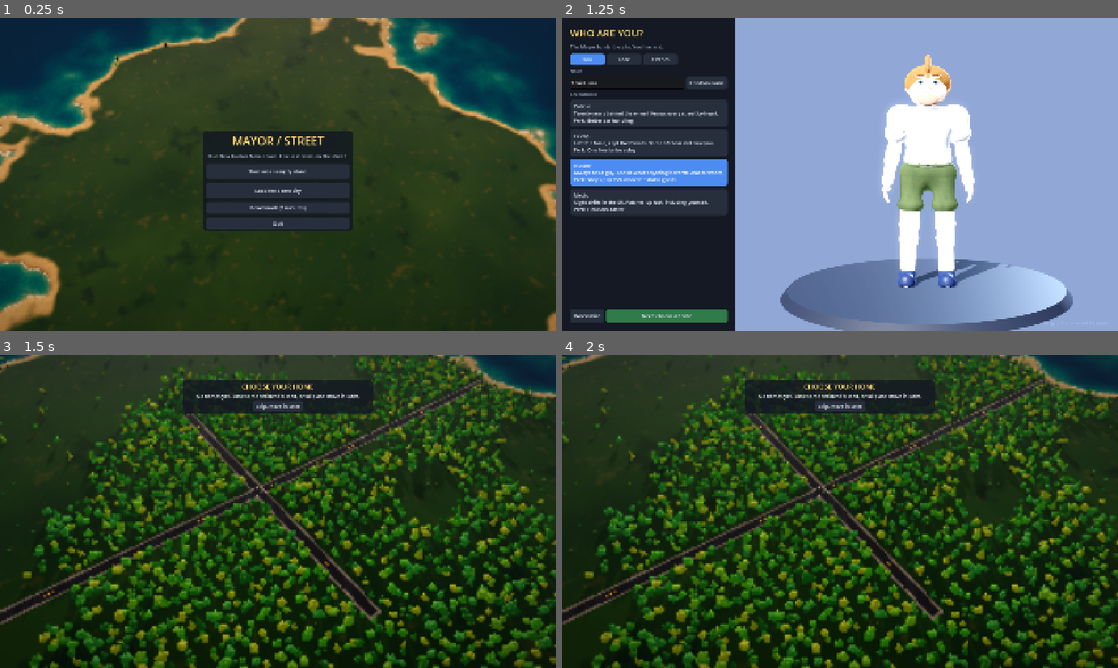
Above: before the commit, frames 1-4 (two rows, left to right).
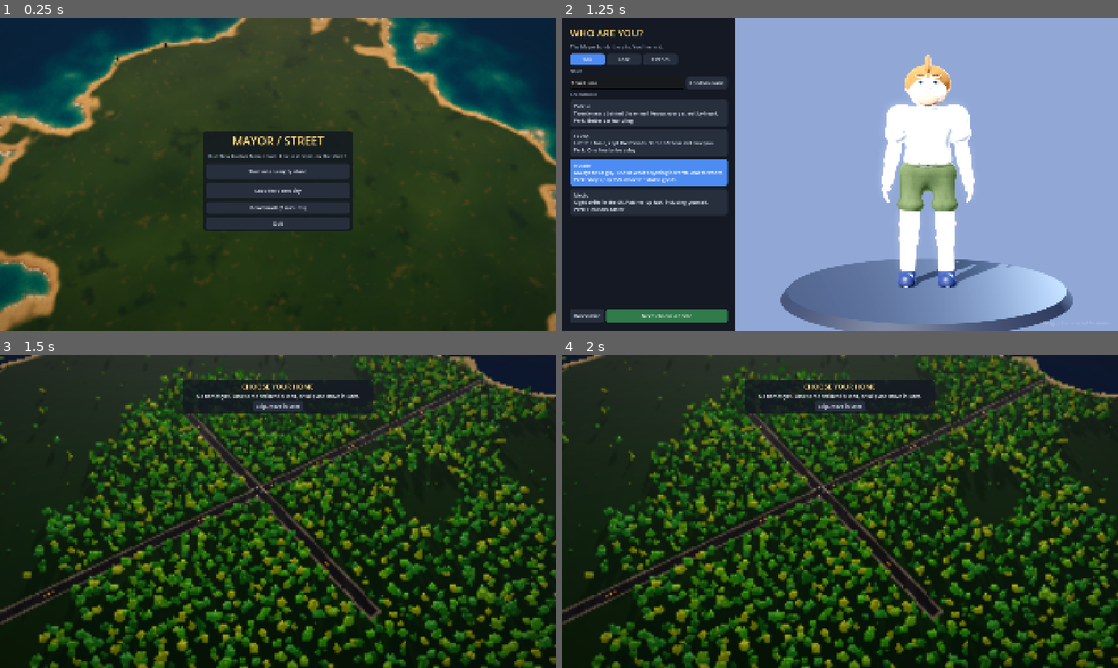
Above: after the commit, the same moments.

Repository: Fedgerick/mayor-street
Game: Godot game, scene res://scenes/main.tscn
Same seed, same stepped clock (60 frames per second), same inputs: the game is played once before the commit and once after it.
Inputs:
- Up to frame 1 (0.25 s): no input
- Up to frame 2 (1.25 s): click "Start on an empty island" at 0.5 s
- Up to frame 3 (1.5 s): click "Next: choose a home" at 1.25 s
- Up to frame 4 (2 s): no input

Frames 1-2 are identical in both runs. In frame 3, 0.7% of the frame differs, in the area x 0-100%, y 0-71%; in frame 4, 0.7%.

Commit message:
Planet hooks: shaders read the map through map_pos(), cars ask _up()
On the flat world nothing changes (planet_radius is 0 and _up() is +Y). On a planet
the city, terrain and water shaders unwrap world positions to flat map metres before
reading the city, lamp and preview maps, and DrivableCar keeps its anti-flip, kick
clamp and downforce relative to the local up.

Co-Authored-By: Claude Opus 5.5 (1M context) <noreply@anthropic.com>
Claude-Session: https://claude.ai/code/session_01C7SstVx3sYJPd8GTB2sEwP

Diff:
--- a/player/scripts/drivable_car.gd
+++ b/player/scripts/drivable_car.gd
@@ -354,7 +354,7 @@
 func exit_point() -> Vector3:
 	## Beside the driver's door (left side), on the ground.
 	var left := global_basis.x
-	return global_position + left * (_aabb.size.x * 0.5 + 0.7) + forward() * (_seat.z + 0.15) + Vector3.UP * 0.2
+	return global_position + left * (_aabb.size.x * 0.5 + 0.7) + forward() * (_seat.z + 0.15) + _up() * 0.2
 
 
 func take_hit(amount: float, _from_pos := Vector3.ZERO, _dir := Vector3.ZERO) -> void:
@@ -398,7 +398,7 @@
 	for w in _wheels:
 		w.engine_force = 0.0
 		w.brake = brake_force
-	apply_central_impulse(Vector3.UP * mass * 4.5)
+	apply_central_impulse(_up() * mass * 4.5)
 	apply_torque_impulse(Vector3(randf_range(-1, 1), 0, randf_range(-1, 1)) * mass * 1.2)
 	exploded.emit(self)
 
@@ -425,9 +425,11 @@
 	if wrecked:
 		return
 	var v := linear_velocity
-	var vy_cap := maxf(_last_vel.y, 0.0) + MAX_KICK_UP
-	if v.y > vy_cap:
-		v.y = vy_cap
+	var upv := _up()
+	var vy := v.dot(upv)
+	var vy_cap := maxf(_last_vel.dot(upv), 0.0) + MAX_KICK_UP
+	if vy > vy_cap:
+		v -= upv * (vy - vy_cap)
 		linear_velocity = v
 	var grounded := false
 	for wh in _wheels:
@@ -442,9 +444,9 @@
 		apply_torque(-(global_basis * damp))
 		# Past ~25 degrees of lean, push back toward flat.
 		var up := global_basis.y
-		var lean := acos(clampf(up.dot(Vector3.UP), -1.0, 1.0))
+		var lean := acos(clampf(up.dot(upv), -1.0, 1.0))
 		if lean > 0.44 and lean < 1.9:
-			var axis := up.cross(Vector3.UP)
+			var axis := up.cross(upv)
 			if axis.length() > 0.001:
 				apply_torque(axis.normalized() * (lean - 0.44) * RIGHTING * (mass / 1000.0))
 	if angular_velocity.length() > MAX_SPIN:
@@ -516,8 +518,8 @@
 		b.visible = _braking
 
 	# Downforce keeps it planted; anti-flip assist while on the ground.
-	apply_central_force(Vector3.DOWN * mass * 0.004 * v * v)
-	if global_basis.y.y < 0.3:
+	apply_central_force(-_up() * mass * 0.004 * v * v)
+	if global_basis.y.dot(_up()) < 0.3:
 		_upside_down += delta
 		if _upside_down > 2.5 and driver != null:
 			reset_upright()
@@ -569,6 +571,12 @@
 	return Vector2(_roll.x, _pitch.x)
 
 
+## Which way is up where the car is. The flat city's is +Y; planet/ turns it toward the
+## ball's centre.
+func _up() -> Vector3:
+	return Vector3.UP
+
+
 func reset_upright() -> void:
 	var f := forward()
 	var yaw := atan2(f.x, f.z)
--- a/shaders/kit.gdshader
+++ b/shaders/kit.gdshader
@@ -259,6 +259,7 @@
 }
 
 void fragment() {
+	vec3 mpos = map_pos(wpos);  // flat map metres (planet/ unwraps the ball)
 	vec3 base_color = m_a.rgb;
 	float tint_amount = m_a.w;
 	float rough = m_b.x;
@@ -322,30 +323,30 @@
 		alb *= mix(1.0, 0.85 + 0.25 * hash12(floor(uv) + seed), fade);
 		alb *= 0.9 + 0.15 * fbm(opos.xz * 0.4 + seed * 5.0);
 	} else if (pattern == 6 || pattern == 10) {
-		vec2 uv = (pattern == 10 ? wpos.xz : opos.xz) / (pattern == 10 ? 1.5 : 1.0);
+		vec2 uv = (pattern == 10 ? mpos.xz : opos.xz) / (pattern == 10 ? 1.5 : 1.0);
 		float fade = aa_fade(uv);
 		alb *= 1.0 - grid_line(uv, vec2(0.04)) * 0.22 * fade;
 		alb *= mix(1.0, 0.93 + 0.12 * hash12(floor(uv)), fade);
-		alb *= 0.9 + 0.14 * fbm(wpos.xz * 0.25);
+		alb *= 0.9 + 0.14 * fbm(mpos.xz * 0.25);
 		// Gum spots and stains.
-		alb *= 1.0 - smoothstep(0.62, 0.72, fbm(wpos.xz * 0.9 + 4.0)) * 0.12 * aa_fade(wpos.xz * 0.9);
+		alb *= 1.0 - smoothstep(0.62, 0.72, fbm(mpos.xz * 0.9 + 4.0)) * 0.12 * aa_fade(mpos.xz * 0.9);
 	} else if (pattern == 7) {
 		// Lawn: rich greens with mowing stripes.
-		float g = fbm(wpos.xz * 0.06);
+		float g = fbm(mpos.xz * 0.06);
 		alb = mix(vec3(0.1, 0.25, 0.045), vec3(0.2, 0.36, 0.07), g);
 		float stripe = step(0.5, fract(opos.x / 1.4));
 		alb *= mix(1.0, 0.88 + 0.2 * stripe, aa_fade(opos.xz / 1.4));
-		alb *= mix(1.0, 0.9 + 0.2 * vnoise(wpos.xz * 2.0), aa_fade(wpos.xz * 2.0));
-		alb = mix(alb, vec3(0.32, 0.3, 0.12), smoothstep(0.66, 0.8, fbm(wpos.xz * 0.15 + 9.0)) * 0.4);
+		alb *= mix(1.0, 0.9 + 0.2 * vnoise(mpos.xz * 2.0), aa_fade(mpos.xz * 2.0));
+		alb = mix(alb, vec3(0.32, 0.3, 0.12), smoothstep(0.66, 0.8, fbm(mpos.xz * 0.15 + 9.0)) * 0.4);
 	} else if (pattern == 8) {
-		alb *= 0.86 + 0.22 * fbm(wpos.xz * 0.4);
-		alb *= mix(1.0, 0.92 + 0.12 * vnoise(wpos.xz * 9.0), aa_fade(wpos.xz * 9.0));
-		float patch = smoothstep(0.62, 0.66, fbm(wpos.xz * 0.12 + 3.0));
+		alb *= 0.86 + 0.22 * fbm(mpos.xz * 0.4);
+		alb *= mix(1.0, 0.92 + 0.12 * vnoise(mpos.xz * 9.0), aa_fade(mpos.xz * 9.0));
+		float patch = smoothstep(0.62, 0.66, fbm(mpos.xz * 0.12 + 3.0));
 		alb *= 1.0 - patch * 0.16;
 		// Faint cracks in a few worn stretches.
-		float worn = smoothstep(0.58, 0.7, fbm(wpos.xz * 0.04 + 7.0));
-		float crack = 1.0 - smoothstep(0.0, 0.012, abs(fbm(wpos.xz * 0.7 + 11.0) - 0.5));
-		alb *= 1.0 - crack * worn * 0.2 * aa_fade(wpos.xz * 5.6);
+		float worn = smoothstep(0.58, 0.7, fbm(mpos.xz * 0.04 + 7.0));
+		float crack = 1.0 - smoothstep(0.0, 0.012, abs(fbm(mpos.xz * 0.7 + 11.0) - 0.5));
+		alb *= 1.0 - crack * worn * 0.2 * aa_fade(mpos.xz * 5.6);
 		r = mix(r, 0.6, patch * 0.5);
 	} else if (pattern == 9) {
 		float s = step(0.5, fract((opos.x + opos.z) / 0.9));
@@ -401,7 +402,7 @@
 	}
 
 	// Map overlays.
-	ivec2 cell = cell_of(ground_level ? wpos : origin + (wpos - origin) * vec3(0.98, 0.0, 0.98));
+	ivec2 cell = ground_level ? cell_of(wpos) : ivec2(floor((map_pos(origin).xz + (mpos.xz - map_pos(origin).xz) * 0.98) / tile_size));
 	if (overlay_mode > 0) {
 		vec4 cm = city_at(cell);
 		float lum = dot(alb, vec3(0.3, 0.59, 0.11));
@@ -421,13 +422,13 @@
 	// walls darken a little. The sky's reflection in the gloss is the wet sheen.
 	float wet_k = 0.0;
 	if (weather_wet > 0.001 && kind == 0) {
-		float up = smoothstep(0.5, 0.9, wnrm.y) * (pattern == 7 ? 0.25 : 1.0);
+		float up = smoothstep(0.5, 0.9, dot(wnrm, up_at(wpos))) * (pattern == 7 ? 0.25 : 1.0);
 		wet_k = weather_wet * mix(0.3, 1.0, up);
 		alb *= 1.0 - wet_k * (pattern == 0 || pattern == 4 ? 0.2 : 0.36);
 		r = mix(r, 0.14, weather_wet * up);
 		sp = mix(sp, 0.6, weather_wet * up);
 		if (pattern == 8 || pattern == 6 || pattern == 10) {
-			float puddle = smoothstep(0.56, 0.62, fbm(wpos.xz * 0.11 + 21.0))
+			float puddle = smoothstep(0.56, 0.62, fbm(mpos.xz * 0.11 + 21.0))
 				* smoothstep(0.35, 0.9, weather_wet) * up;
 			alb *= 1.0 - puddle * 0.4;
 			r = mix(r, 0.03, puddle);
--- a/shaders/terrain.gdshader
+++ b/shaders/terrain.gdshader
@@ -5,33 +5,45 @@
 
 varying vec3 wpos;
 varying float landness;
+varying float ice;  // planet/: 0 none .. 1 polar ice cap
 
 void vertex() {
 	wpos = (MODEL_MATRIX * vec4(VERTEX, 1.0)).xyz;
 	landness = COLOR.r;
+	ice = COLOR.g;
 }
 
 void fragment() {
-	float g = fbm(wpos.xz * 0.012);
-	float g2 = fbm(wpos.xz * 0.09 + 11.0);
+	vec3 mpos = map_pos(wpos);  // flat map metres (planet/ unwraps the ball)
+	float g = fbm(mpos.xz * 0.012);
+	float g2 = fbm(mpos.xz * 0.09 + 11.0);
 	vec3 grass = mix(vec3(0.12, 0.25, 0.06), vec3(0.23, 0.36, 0.1), g);
 	grass = mix(grass, vec3(0.4, 0.38, 0.16), smoothstep(0.6, 0.8, g2) * 0.55);
-	grass = mix(grass, vec3(0.06, 0.17, 0.04), smoothstep(0.62, 0.78, fbm(wpos.xz * 0.03 + 5.0)) * 0.5);
-	vec2 fw = fwidth(wpos.xz * 1.3);
-	grass *= mix(1.0, 0.88 + 0.24 * vnoise(wpos.xz * 1.3), clamp(1.0 - max(fw.x, fw.y) * 1.6, 0.0, 1.0));
-	vec3 sand = mix(vec3(0.84, 0.75, 0.55), vec3(0.76, 0.67, 0.47), vnoise(wpos.xz * 0.5));
+	grass = mix(grass, vec3(0.06, 0.17, 0.04), smoothstep(0.62, 0.78, fbm(mpos.xz * 0.03 + 5.0)) * 0.5);
+	vec2 fw = fwidth(mpos.xz * 1.3);
+	grass *= mix(1.0, 0.88 + 0.24 * vnoise(mpos.xz * 1.3), clamp(1.0 - max(fw.x, fw.y) * 1.6, 0.0, 1.0));
+	vec3 sand = mix(vec3(0.84, 0.75, 0.55), vec3(0.76, 0.67, 0.47), vnoise(mpos.xz * 0.5));
 	vec3 wet = vec3(0.6, 0.53, 0.38);
 	vec3 seabed = vec3(0.45, 0.48, 0.36);
 	float beach = 1.0 - smoothstep(0.065, 0.1, landness + (g2 - 0.5) * 0.02);
 	vec3 alb = mix(grass, sand, beach);
 	// Sand darkens where the swash keeps it wet, just above the waterline (-0.7).
-	alb = mix(alb, wet, smoothstep(-0.35, -0.62, wpos.y) * 0.8);
-	alb = mix(alb, seabed, smoothstep(-1.5, -5.0, wpos.y));
+	alb = mix(alb, wet, smoothstep(-0.35, -0.62, mpos.y) * 0.8);
+	alb = mix(alb, seabed, smoothstep(-1.5, -5.0, mpos.y));
+	if (ice > 0.0) {
+		// Tundra, then snow, then blue-white ice toward the pole.
+		vec3 tundra = mix(vec3(0.42, 0.4, 0.3), vec3(0.5, 0.48, 0.4), g2);
+		vec3 snow = vec3(0.92, 0.95, 1.0) * (0.92 + 0.08 * vnoise(mpos.xz * 0.2));
+		vec3 glacier = mix(vec3(0.7, 0.85, 0.95), vec3(0.85, 0.93, 1.0), fbm(mpos.xz * 0.02));
+		alb = mix(alb, tundra, smoothstep(0.0, 0.25, ice));
+		alb = mix(alb, snow, smoothstep(0.25, 0.55, ice + (g - 0.5) * 0.15));
+		alb = mix(alb, glacier, smoothstep(0.7, 1.0, ice + (g2 - 0.5) * 0.2));
+	}
 
 	ivec2 c = cell_of(wpos);
 	vec4 cm = city_at(c);
 	int z = zone_of(cm);
-	vec2 f = fract(wpos.xz / tile_size);
+	vec2 f = fract(mpos.xz / tile_size);
 	float edge = max(abs(f.x - 0.5), abs(f.y - 0.5));
 	vec3 emit = vec3(0.0);
 	if (z > 0 && !built_of(cm)) {
@@ -39,20 +51,20 @@
 		float border = smoothstep(0.4, 0.47, edge);
 		alb = mix(alb, zone_rgb(z) * 0.8, 0.28 + border * 0.5);
 	}
-	if (grid_alpha > 0.0 && cm.r < 0.5 && wpos.y > -0.1) {
+	if (grid_alpha > 0.0 && cm.r < 0.5 && mpos.y > -0.1) {
 		alb *= 1.0 - smoothstep(0.475, 0.497, edge) * 0.35 * grid_alpha;
 	}
 	if (overlay_mode > 0) {
 		float lum = dot(alb, vec3(0.3, 0.59, 0.11));
 		vec3 grey = vec3(lum * 0.6 + 0.25);
 		if (overlay_mode == 1) alb = z > 0 ? mix(grey, zone_rgb(z), 0.6) : grey;
-		else if (overlay_mode == 3 && wpos.y > -0.1) alb = mix(grey, heat(1.0 - cm.a), 0.6);
+		else if (overlay_mode == 3 && mpos.y > -0.1) alb = mix(grey, heat(1.0 - cm.a), 0.6);
 		else alb = grey;
 	}
 	ALBEDO = alb;
-	ROUGHNESS = mix(0.95, 0.6, smoothstep(-0.3, -0.8, wpos.y));
+	ROUGHNESS = mix(mix(0.95, 0.6, smoothstep(-0.3, -0.8, mpos.y)), 0.35, smoothstep(0.6, 1.0, ice));
 	SPECULAR = 0.3;
-	emit += alb * lamp_light(wpos, vec3(0.0, 1.0, 0.0));
+	emit += alb * lamp_light(wpos, up_at(wpos));
 	emit += preview_tint(wpos);
 	EMISSION = emit;
 }
--- a/shaders/water.gdshader
+++ b/shaders/water.gdshader
@@ -36,22 +36,23 @@
 }
 
 void fragment() {
+	vec3 mpos = map_pos(wpos);  // flat map metres (planet/ unwraps the ball)
 	float t = TIME;
 	float far_k = smoothstep(60.0, 900.0, length(CAMERA_POSITION_WORLD - wpos));
-	vec3 na = texture(wave_a, wpos.xz * 0.018 + vec2(t * 0.012, t * 0.007)).rgb;
-	vec3 nb = texture(wave_b, wpos.xz * 0.041 - vec2(t * 0.009, -t * 0.014)).rgb;
+	vec3 na = texture(wave_a, mpos.xz * 0.018 + vec2(t * 0.012, t * 0.007)).rgb;
+	vec3 nb = texture(wave_b, mpos.xz * 0.041 - vec2(t * 0.009, -t * 0.014)).rgb;
 	vec3 nm = mix(na, nb, 0.5);
 	if (gfx_quality > 0) {
 		// Small ripples near the camera catch the sun.
-		vec3 nc = texture(wave_b, wpos.xz * 0.19 + vec2(t * 0.03, t * 0.021)).rgb;
+		vec3 nc = texture(wave_b, mpos.xz * 0.19 + vec2(t * 0.03, t * 0.021)).rgb;
 		nm = mix(nm, nc, 0.4 * (1.0 - far_k));
 	}
 
-	float depth = max(wpos.y - floor_height(wpos.xz), 0.0);
+	float depth = max(mpos.y - floor_height(mpos.xz), 0.0);
 	float day = 1.0 - night;
 
 	// The bottom, seen through the water and bent a little by the waves.
-	vec2 bp = wpos.xz + (nm.xy - 0.5) * min(depth, 4.0) * 0.5;
+	vec2 bp = mpos.xz + (nm.xy - 0.5) * min(depth, 4.0) * 0.5;
 	vec2 fw = fwidth(bp);
 	float px = max(fw.x, fw.y);  // metres per pixel
 	vec3 sand = bed * (0.86 + 0.22 * vnoise(bp * 0.45));
@@ -66,10 +67,10 @@
 	vec3 col = sand * tr + deep * (1.0 - tr);
 
 	// Surf: foam at the water's edge and lines of breaking waves rolling in.
-	float n = fbm(wpos.xz * 0.35 + vec2(t * 0.15, t * 0.1));
+	float n = fbm(mpos.xz * 0.35 + vec2(t * 0.15, t * 0.1));
 	float shore = 1.0 - smoothstep(0.0, 0.25 + n * 0.35, depth);
 	float wave = smoothstep(0.8, 0.97, sin(depth * 4.0 - t * 1.4 + n * 4.0)) * (1.0 - smoothstep(0.2, 1.8, depth));
-	vec2 fp = wpos.xz * 1.5 + vec2(t * 0.35, -t * 0.25);
+	vec2 fp = mpos.xz * 1.5 + vec2(t * 0.35, -t * 0.25);
 	float bubbles = mix(0.55, vnoise(fp) * 0.6 + vnoise(fp * 2.7) * 0.4, clamp(1.0 - px * 2.0, 0.0, 1.0));
 	float foam = clamp(shore + wave * 0.85, 0.0, 1.0) * smoothstep(0.3, 0.62, bubbles + shore * 0.35 + n * 0.2);
 	col = mix(col, vec3(0.92, 0.96, 1.0), foam);
Not shown, changed: shaders/common.gdshaderinc
